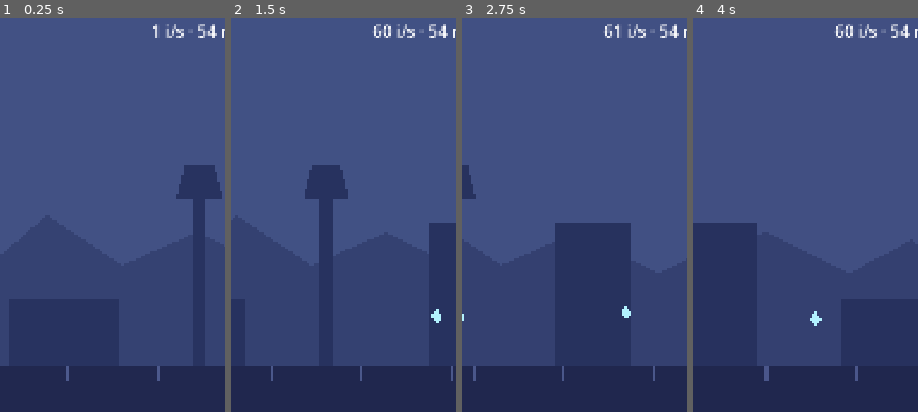
Above: before the commit, frames 1-4 (left to right).
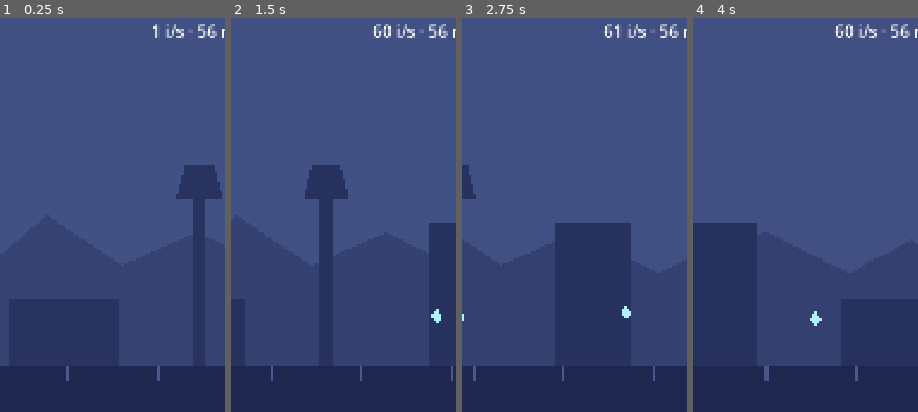
Above: after the commit, the same moments.

Repository: DavidGiangiacomo/somnambule
Game: Godot game, scene res://scenes/main.tscn
Two runs of this game, one before a commit and one after it. Both use one fixed random seed, a clock stepped at 60 frames per second and the inputs below.
Inputs (mouse positions are % of the whole screen's width and height, from its top left):
- Up to frame 1 (0.25 s): no input
- Up to frame 2 (1.5 s): move the mouse to (72, 44) at 0.52 s; click (72, 44) at 0.67 s; move the mouse to (30, 54) at 1.27 s; click (30, 54) at 1.42 s
- Up to frame 3 (2.75 s): move the mouse to (60, 27) at 2.02 s; click (60, 27) at 2.17 s
- Up to frame 4 (4 s): move the mouse to (45, 70) at 2.77 s; click (45, 70) at 2.92 s; move the mouse to (80, 65) at 3.52 s; click (80, 65) at 3.67 s
The pictures show only the part of the screen within x 36-86%, y 0-50%; the shares and areas given below are measured in that part.

The runs differ from the first frame. In frame 1, 0.1% of the frame differs, in the area x 92-97%, y 1-6%; in frame 2, 0.1%; in frame 3, 0.1%; in frame 4, 0.1%.

Commit message:
Ajoute la sauvegarde JSON versionnée (#14)
L'autoload Sauvegarde écrit la partie dans user://sauvegarde.json toutes
les 30 s, à la mise en pause et à la fermeture de la fenêtre, et la
recharge au démarrage. Le fichier porte save_version et l'heure de la
sauvegarde ; _migrer() est prête pour les futurs changements de format.

L'écriture passe par un fichier temporaire, pour ne jamais abîmer la
sauvegarde précédente.

Co-Authored-By: Claude Opus 5.5 <noreply@anthropic.com>

Diff:
--- a/project.godot
+++ b/project.godot
@@ -17,6 +17,7 @@
 [autoload]
 
 GameState="*res://scripts/game_state.gd"
+Sauvegarde="*res://scripts/sauvegarde.gd"
 
 [display]
 
--- a/scripts/game_state.gd
+++ b/scripts/game_state.gd
@@ -74,6 +74,18 @@
 	fragments += gain
 
 
+## Ce qu'il faut écrire dans la sauvegarde pour retrouver la partie.
+func vers_sauvegarde() -> Dictionary:
+	return {"fragments": fragments, "profondeur": profondeur}
+
+
+## Reprend la partie décrite par une sauvegarde. Un champ absent garde sa
+## valeur de départ.
+func depuis_sauvegarde(donnees: Dictionary) -> void:
+	fragments = donnees.get("fragments", 0.0)
+	profondeur = clampf(donnees.get("profondeur", 0.0), 0.0, profondeur_max)
+
+
 ## Retire à P la part prévue pour cette issue : 3 veut dire 3 % de P.
 func _faire_payer(issue: String) -> void:
 	profondeur -= profondeur * _couts_pourcent[issue] / 100.0
--- /dev/null
+++ b/scripts/sauvegarde.gd
@@ -0,0 +1,70 @@
+extends Node
+## Sauvegarde automatique de la partie, chargée au démarrage sous le nom
+## Sauvegarde (autoload, après GameState).
+##
+## La partie est écrite en JSON dans user://, le dossier que le système
+## réserve au jeu : toutes les 30 secondes, quand l'application passe en
+## arrière-plan, et quand on ferme la fenêtre sur ordinateur.
+##
+## Le fichier porte un numéro de version, `save_version`. Quand son format
+## changera, _migrer() mettra les anciennes sauvegardes au format du jour.
+
+const CHEMIN := "user://sauvegarde.json"
+const CHEMIN_TEMPORAIRE := "user://sauvegarde.json.tmp"
+const VERSION := 1
+const INTERVALLE_S := 30.0
+
+
+func _ready() -> void:
+	charger()
+
+	var minuteur := Timer.new()
+	minuteur.wait_time = INTERVALLE_S
+	minuteur.timeout.connect(sauvegarder)
+	add_child(minuteur)
+	minuteur.start()
+
+
+func _notification(what: int) -> void:
+	# PAUSED : le joueur quitte l'application sur téléphone.
+	# CLOSE_REQUEST : il ferme la fenêtre sur ordinateur.
+	if what == NOTIFICATION_APPLICATION_PAUSED or what == NOTIFICATION_WM_CLOSE_REQUEST:
+		sauvegarder()
+
+
+func sauvegarder() -> void:
+	var donnees := GameState.vers_sauvegarde()
+	donnees["save_version"] = VERSION
+	# Heure de la sauvegarde, pour calculer plus tard les gains hors-ligne.
+	donnees["horodatage"] = Time.get_unix_time_from_system()
+
+	# On écrit d'abord à côté, puis on remplace : si l'application est tuée
+	# pendant l'écriture, l'ancienne sauvegarde reste intacte.
+	var fichier := FileAccess.open(CHEMIN_TEMPORAIRE, FileAccess.WRITE)
+	if fichier == null:
+		push_warning("Sauvegarde impossible : %s" % error_string(FileAccess.get_open_error()))
+		return
+	fichier.store_string(JSON.stringify(donnees, "\t"))
+	fichier.close()
+	DirAccess.rename_absolute(CHEMIN_TEMPORAIRE, CHEMIN)
+
+
+func charger() -> void:
+	if not FileAccess.file_exists(CHEMIN):
+		return  # première partie
+
+	var donnees: Variant = JSON.parse_string(FileAccess.get_file_as_string(CHEMIN))
+	if not donnees is Dictionary:
+		push_warning("Sauvegarde illisible : la partie repart de zéro.")
+		return
+	GameState.depuis_sauvegarde(_migrer(donnees))
+
+
+## Met une sauvegarde ancienne au format actuel. Rien à faire tant qu'il
+## n'existe qu'une version. Le jour où le format change, on ajoutera ici :
+##
+##     if donnees["save_version"] < 2:
+##         donnees["nouveau_champ"] = valeur_par_defaut
+##         donnees["save_version"] = 2
+func _migrer(donnees: Dictionary) -> Dictionary:
+	return donnees
Not shown, added: scripts/sauvegarde.gd.uid
